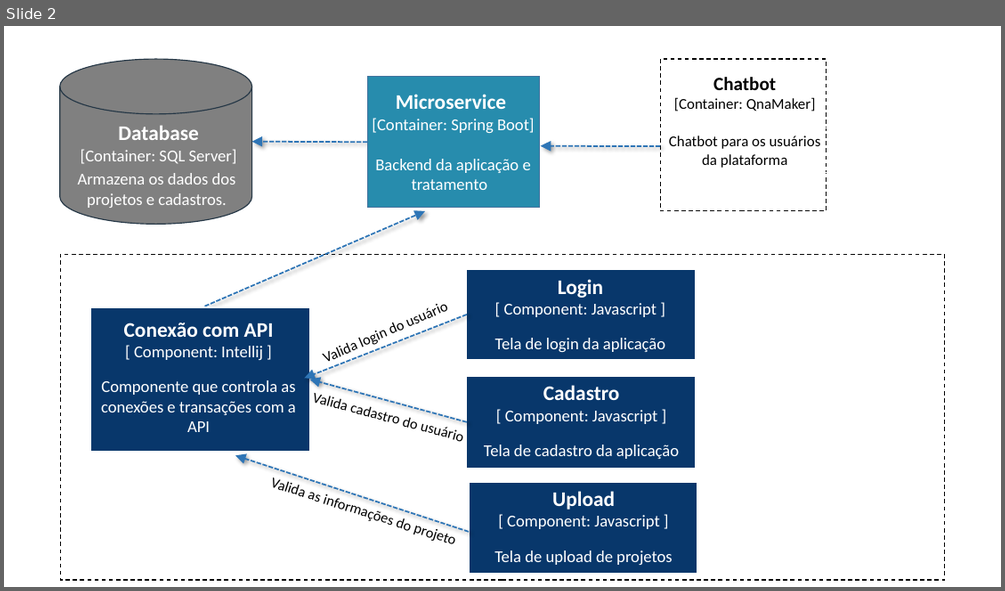
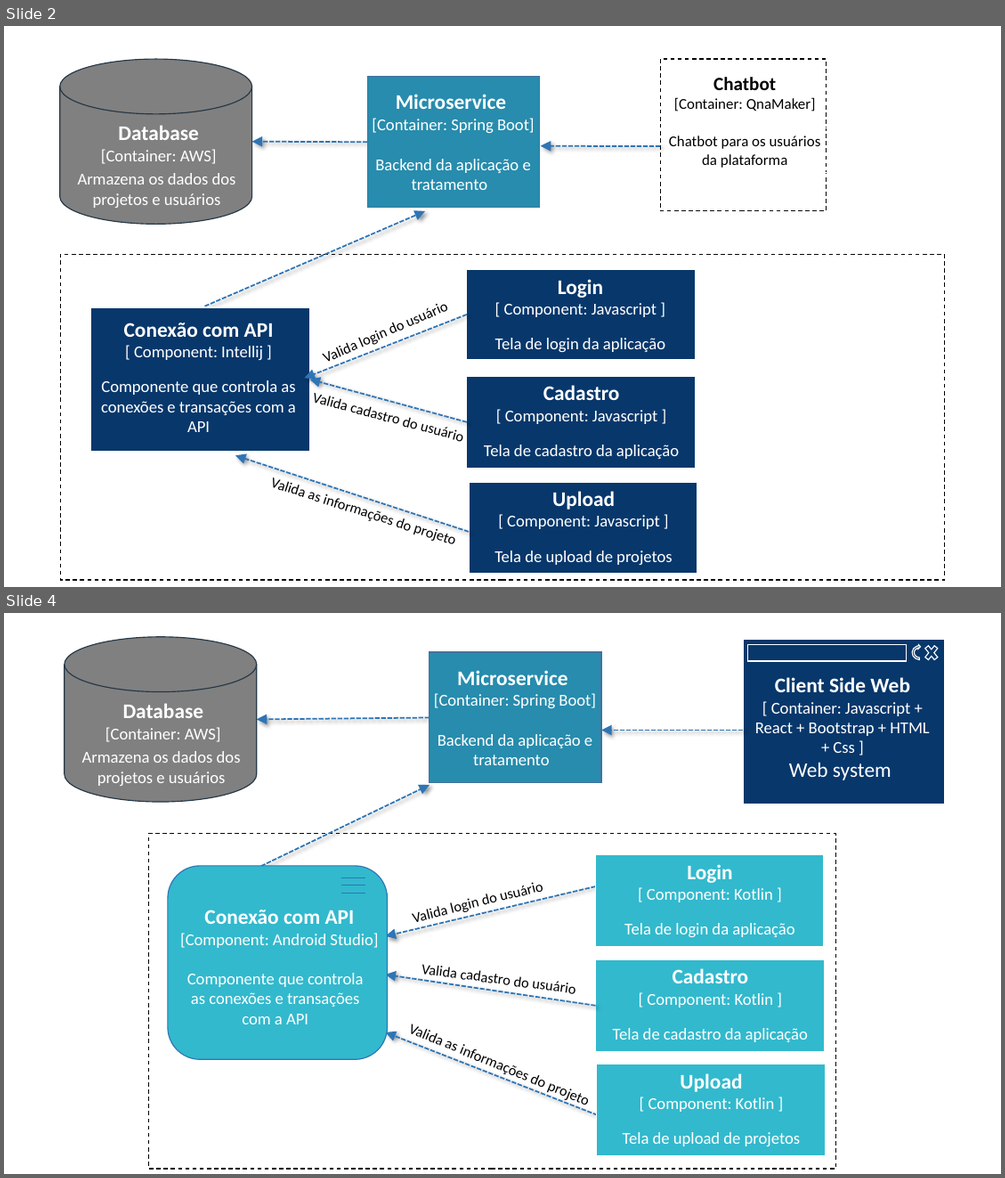
Before and after one commit to Caio-Elcio/2WORK-Mobile, a slide deck: Documentos/Arquitetura/Arquitetura.pptx. Shown one above the other, each under a label of ours: slide 2 before the commit, slides 2 and 4 after it; the slides between them are not shown. The pictures are 1005x591 and 1005x1178 pixels, drawn with LibreOffice and Linux fonts; fonts in the diff are those of the drawing. Boxes give left, top, right and bottom in pixels: in the first picture for what was removed or moved away, otherwise in the second. Text is boxed around its words. In the diff, an @@ line names an element or a change of style, - is before the commit and + after.

```diff
--- a/Documentos/Arquitetura/Arquitetura.pptx
+++ b/Documentos/Arquitetura/Arquitetura.pptx
@@ slide 4 added at (4, 613, 1001, 1174), background #FFFFFF @@
@@ cylinder added at (65, 637, 257, 802), fill #808080, outline #253746 1 pt @@
@@ rectangle added at (429, 652, 601, 783), fill #278CAD, outline #43739E 1 pt @@
@@ text added at (434, 670, 596, 765), 16 pt, text #FFFFFF @@
+Microservice
+[Container: Spring Boot]
+Backend da aplicação e tratamento
@@ group added at (744, 639, 945, 803): 2 rectangles, 1 cross, 1 circular arrow, 1 text @@
+Client Side Web
+[ Container: Javascript + React + Bootstrap + HTML + Css ]
+Web system
@@ text added at (105, 703, 221, 742), 16 pt, text #FFFFFF @@
+Database
+[Container: AWS]
@@ arrow added from (429, 718) to (257, 719), #2E75B6 1.5 pt dashed @@
@@ arrow added from (744, 730) to (601, 730), #2E75B6 1.5 pt dashed @@
@@ text added at (82, 751, 241, 786), 16 pt, text #FFFFFF @@
+Armazena os dados dos projetos e usuários
@@ arrow added from (204, 893) to (429, 785), #2E75B6 1.5 pt dashed @@
@@ rectangle added at (149, 834, 835, 1168), fill #FFFFFF, outline #000000 1 pt dashed, 32 pt, text #FFFFFF @@
+Cadastro
+[ Component: Kotlin ]
+Tela de cadastro da aplicação
@@ rectangle added at (596, 854, 824, 946), fill #32B9CD, outline #FFFFFF 1 pt @@
@@ text added at (624, 864, 794, 937), 16 pt, text #FFFFFF @@
+Login
+[ Component: Kotlin ]
+Tela de login da aplicação
@@ arrow added from (596, 887) to (386, 936), #2E75B6 1.5 pt dashed @@
@@ text added at (413, 893, 498, 927), 14 pt, text #000000 @@
+Valida login do usuário
@@ group added at (168, 866, 388, 1060): 3 lines, 2 texts, 1 rounded rectangle @@
+Conexão com API
+[Component: Android Studio]
+Componente que controla as conexões e transações com a API
@@ arrow added from (596, 1005) to (386, 974), #2E75B6 1.5 pt dashed @@
@@ text added at (421, 964, 528, 988), 14 pt, text #000000 @@
+Valida cadastro do usuário
@@ rectangle added at (596, 960, 824, 1051), fill #32B9CD, outline #FFFFFF 1 pt @@
@@ text added at (613, 968, 808, 1042), 16 pt, text #FFFFFF @@
+Cadastro
+[ Component: Kotlin ]
+Tela de cadastro da aplicação
@@ arrow added from (598, 1115) to (386, 1032), #2E75B6 1.5 pt dashed @@
@@ text added at (444, 1041, 543, 1089), 14 pt, text #000000 @@
+Valida as informações do projeto
@@ rectangle added at (597, 1064, 825, 1155), fill #32B9CD, outline #FFFFFF 1 pt @@
@@ text added at (623, 1073, 801, 1146), 16 pt, text #FFFFFF @@
+Upload
+[ Component: Kotlin ]
+Tela de upload de projetos
@@ slide 2 changed as well @@
@@ text at (101, 149, 217, 164): text changed @@
-[Container: SQL Server]
+[Container: AWS]
@@ text at (78, 173, 236, 208): text changed @@
-Armazena os dados dos projetos e cadastros.
+Armazena os dados dos projetos e usuários
```
Also in this commit, not shown: 2 other slides changed.
